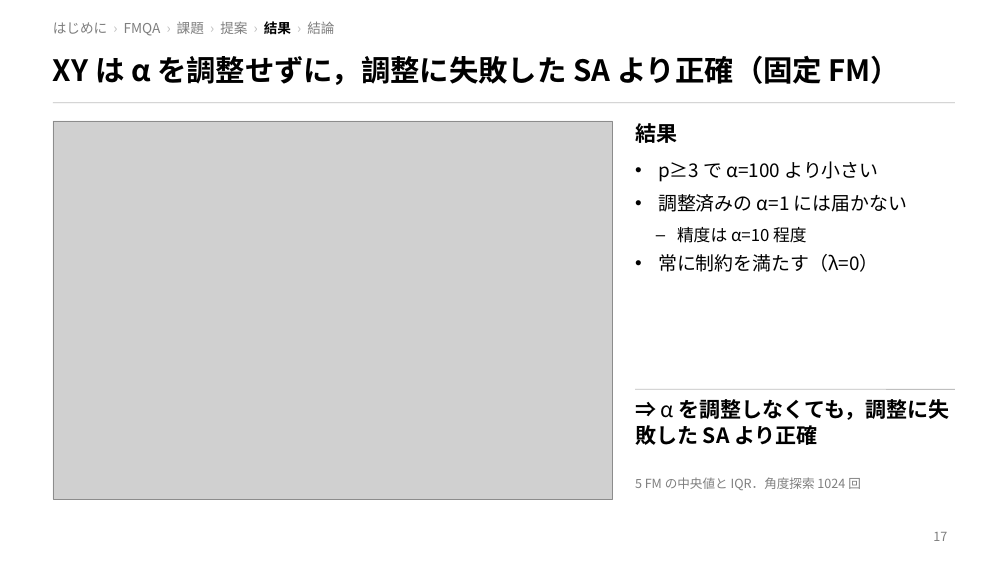
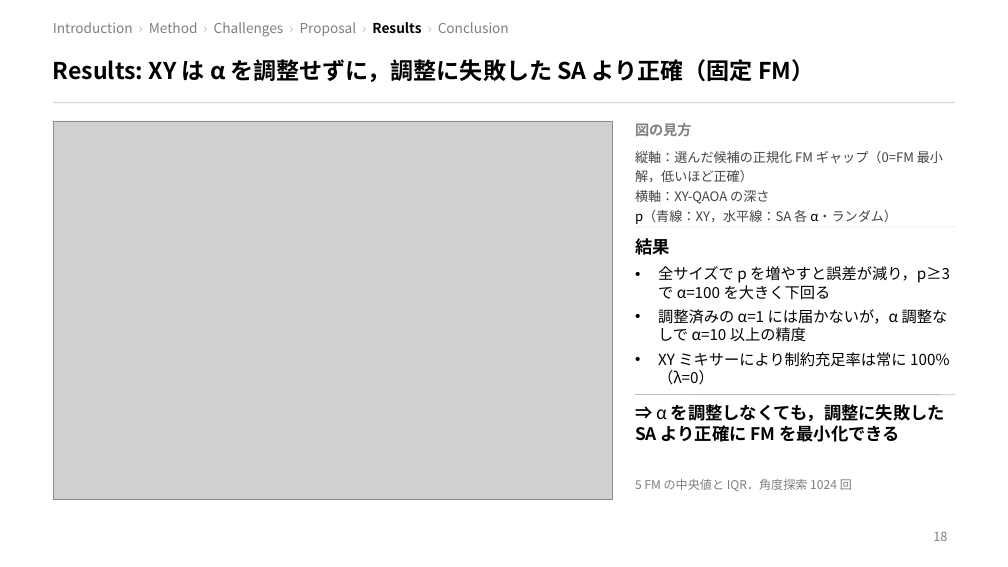
Before and after one commit to taiga-hayashi/QAOA_BBO_Public, a slide deck: slide 18 of docs/slide/slide_ja.pptx (slide 17 before the commit). Drawn at 1008x567 pixels with LibreOffice and Linux fonts; fonts in the diff are those of the drawing; grey boxes stand for pictures. Boxes give left, top, right and bottom in pixels: in the first picture for what was removed or moved away, otherwise in the second. Text is boxed around its words. In the diff, an @@ line names an element or a change of style, - is before the commit and + after.

```diff
--- a/docs/slide/slide_ja.pptx
+++ b/docs/slide/slide_ja.pptx
@@ text at (53,22,509,37): text changed @@
-はじめに › FMQA › 課題 › 提案 › 結果 › 結論
+Introduction › Method › Challenges › Proposal › Results › Conclusion
@@ title at (53,59,814,82): text changed; size 28 to 22 pt @@
-XY は α を調整せずに，調整に失敗した SA より正確（固定 FM）
+Results: XY は α を調整せずに，調整に失敗した SA より正確（固定 FM）
@@ text added at (635,123,691,136), 13.5 pt, text #7F7F7F, bold @@
+図の見方
@@ text at (635,151,943,224): text changed; size 18 to 12.5 pt; text colour #000000 to #444444 @@
-• p≥3 で α=100 より小さい
-• 調整済みの α=1 には届かない
-  – 精度は α=10 程度
-• 常に制約を満たす（λ=0）
+縦軸：選んだ候補の正規化 FM ギャップ（0=FM 最小解，低いほど正確）
+横軸：XY-QAOA の深さ
+p（青線：XY，水平線：SA 各 α・ランダム）
@@ text "結果": place and size @@
-text "結果" at (635,123,677,143)
+text "結果" at (635,238,670,255)
@@ text "結果" at (635,238,670,255): size 20 to 16.5 pt @@
@@ line added from (635, 227) to (955, 227), #EDEDED 1 pt @@
@@ text added at (658,266,950,385), 14.5 pt, text #000000 @@
+• 全サイズで p を増やすと誤差が減り，p≥3 で α=100 を大きく下回る
+• 調整済みの α=1 には届かないが，α 調整なしで α=10 以上の精度
+• XY ミキサーにより制約充足率は常に 100%（λ=0）
@@ text at (635,404,945,442): text changed; size 20 to 16.5 pt @@
-⇒ α を調整しなくても，調整に失敗した SA より正確
+⇒ α を調整しなくても，調整に失敗した SA より正確に FM を最小化できる
@@ line moved from (635, 389) - (955, 389) to (635, 395) - (955, 395) @@
@@ text "5 FM の中央値と IQR．角度探索 1024 ..." at (635,479,852,491): size 12 to 11.5 pt @@
@@ page number at (933,532,947,541): text changed @@
-17
+18
```
Also in this commit, not shown: 21 other slides changed, 4 slides added, 1 slide removed.
